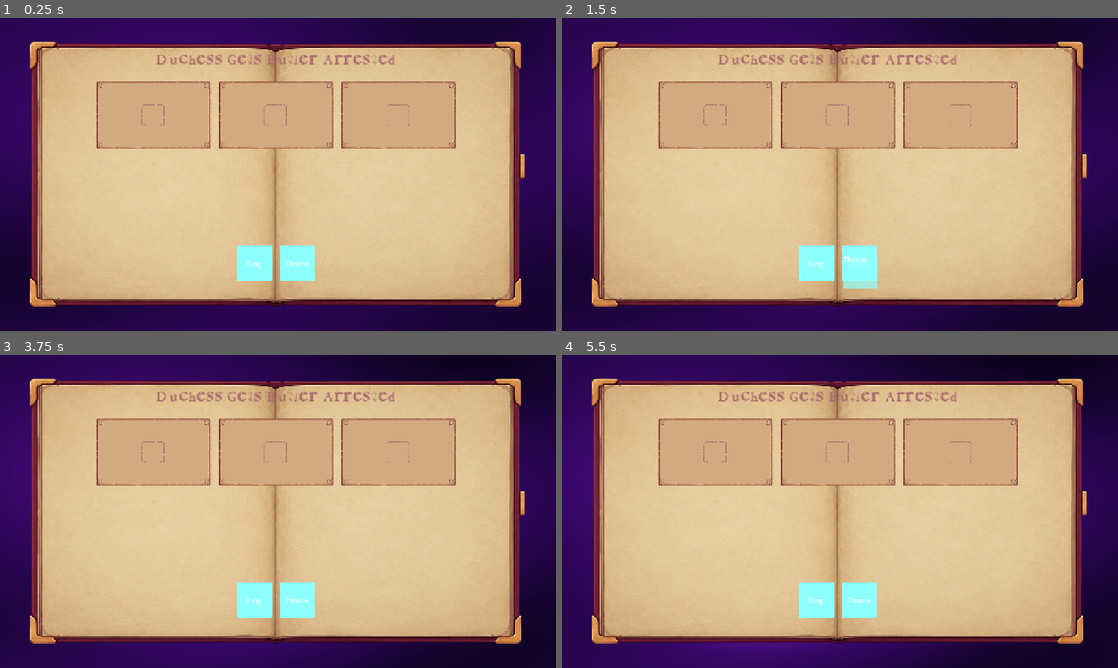
Above: before the commit, frames 1-4 (two rows, left to right).
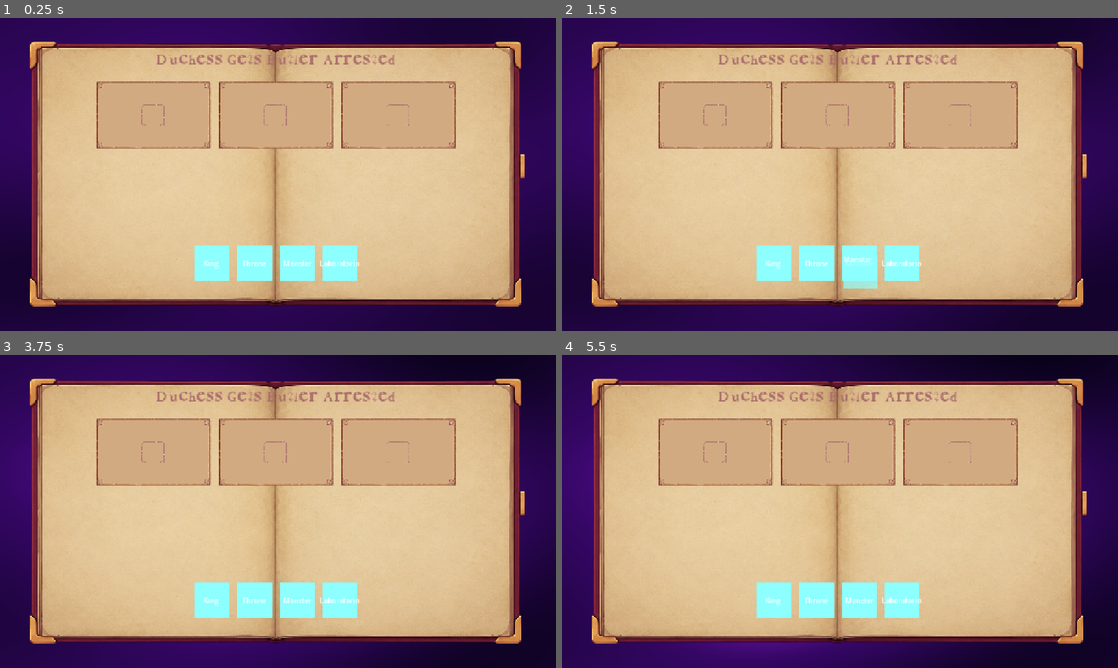
Above: after the commit, the same moments.

Repository: yudur/storyteller-godot-3info-game
Game: Godot game, scene res://src/screens/game_screen/game_screen.tscn
The game is run twice, just before and just after one commit, with the same random seed, the same clock (stepped at 60 frames per second) and the same inputs.
Inputs (mouse positions are in pixels of both pictures, inside the frame that each line leads up to):
- Up to frame 1 (0.25 s): no input
- Up to frame 2 (1.5 s): tap Enter at 0.5 s; drag from (817, 262) to (895, 105) at 0.52 s; drag from (856, 262) to (812, 237) at 1.27 s
- Up to frame 3 (3.75 s): move the mouse to (333, 442) at 2.02 s; click (333, 442) at 2.17 s; tap Space at 2.75 s; drag from (250, 574) to (111, 464) at 2.77 s; tap Enter at 3.5 s; move the mouse to (444, 558) at 3.52 s; click (444, 558) at 3.67 s
- Up to frame 4 (5.5 s): tap Space at 4.25 s; drag from (673, 464) to (756, 433) at 4.27 s; tap Enter at 5 s; move the mouse to (867, 511) at 5.02 s; click (867, 511) at 5.17 s

The runs differ from the first frame. In frame 1, 1.5% of the frame differs, in the area x 35-65%, y 72-84%; in frame 2, 1.5%; in frame 3, 1.5%; in frame 4, 1.5%.

Commit message:
background e personagem aparem no quadro

Diff:
--- a/data/characters/king.tres
+++ b/data/characters/king.tres
@@ -1,9 +1,15 @@
-[gd_resource type="Resource" script_class="CharacterData" load_steps=2 format=3 uid="uid://c8jho53k6fc8o"]
+[gd_resource type="Resource" script_class="CharacterData" load_steps=5 format=3 uid="uid://c8jho53k6fc8o"]
 
 [ext_resource type="Script" uid="uid://lywddvaxagxe" path="res://core/resources/character_data.gd" id="1_bfhsd"]
+[ext_resource type="Texture2D" uid="uid://d18fp6qnklow5" path="res://assets/sprites/personagens/rei/SSMale(Walking-normal)A2.png" id="2_20n2d"]
+[ext_resource type="Texture2D" uid="uid://65shpg0md4cj" path="res://assets/sprites/personagens/rei/SSMale(Ex6)(Sad)A2.png" id="3_vb0cl"]
+[ext_resource type="Texture2D" uid="uid://c0p7j1x8m08wx" path="res://assets/sprites/personagens/rei/SSMale(Ex1)(Happy)A2.png" id="4_n8r0d"]
 
 [resource]
 script = ExtResource("1_bfhsd")
 id = "king"
 display_name = "King"
+sprite_normal = ExtResource("2_20n2d")
+sprite_shocked = ExtResource("4_n8r0d")
+sprite_sad = ExtResource("3_vb0cl")
 metadata/_custom_type_script = "uid://lywddvaxagxe"
--- /dev/null
+++ b/data/characters/monster.tres
@@ -0,0 +1,9 @@
+[gd_resource type="Resource" script_class="CharacterData" load_steps=2 format=3 uid="uid://cgmosnecok2kd"]
+
+[ext_resource type="Script" uid="uid://lywddvaxagxe" path="res://core/resources/character_data.gd" id="1_ckqcv"]
+
+[resource]
+script = ExtResource("1_ckqcv")
+id = "monster"
+display_name = "Monster"
+metadata/_custom_type_script = "uid://lywddvaxagxe"
--- /dev/null
+++ b/data/scenes/laboratorio.tres
@@ -0,0 +1,11 @@
+[gd_resource type="Resource" script_class="SceneData" load_steps=3 format=3 uid="uid://c4o6t66dpk753"]
+
+[ext_resource type="Texture2D" uid="uid://cwewerbbh2ny0" path="res://assets/sprites/cenarios/laboratorio.png" id="1_5nfiw"]
+[ext_resource type="Script" uid="uid://djfqqmcws3b1c" path="res://core/resources/scene_data.gd" id="1_de7su"]
+
+[resource]
+script = ExtResource("1_de7su")
+id = "laboratorio"
+display_name = "Laboratorio"
+background = ExtResource("1_5nfiw")
+metadata/_custom_type_script = "uid://djfqqmcws3b1c"
--- a/data/stories/default_story.tres
+++ b/data/stories/default_story.tres
@@ -1,13 +1,15 @@
-[gd_resource type="Resource" script_class="StoryData" load_steps=5 format=3 uid="uid://bxcmbu01448fn"]
+[gd_resource type="Resource" script_class="StoryData" load_steps=7 format=3 uid="uid://bxcmbu01448fn"]
 
 [ext_resource type="Script" uid="uid://d3r7qpwxq37o7" path="res://core/resources/story_data.gd" id="1_story"]
 [ext_resource type="Resource" uid="uid://cypkog1jlytfx" path="res://data/scenes/throne.tres" id="2_throne"]
+[ext_resource type="Resource" uid="uid://cgmosnecok2kd" path="res://data/characters/monster.tres" id="3_e75mw"]
 [ext_resource type="Resource" uid="uid://c8jho53k6fc8o" path="res://data/characters/king.tres" id="3_king"]
 [ext_resource type="Script" uid="uid://djfqqmcws3b1c" path="res://core/resources/scene_data.gd" id="3_owi3l"]
+[ext_resource type="Resource" uid="uid://c4o6t66dpk753" path="res://data/scenes/laboratorio.tres" id="5_5rume"]
 
 [resource]
 script = ExtResource("1_story")
 id = "default_story"
 title = "Duchess Gets Butler Arrested"
 frames = Array[ExtResource("3_owi3l")]([ExtResource("2_throne"), ExtResource("2_throne"), ExtResource("2_throne")])
-draggable_items = Array[Resource]([ExtResource("3_king"), ExtResource("2_throne")])
+draggable_items = Array[Resource]([ExtResource("3_king"), ExtResource("2_throne"), ExtResource("3_e75mw"), ExtResource("5_5rume")])
--- a/src/comic_frame/comic_frame.gd
+++ b/src/comic_frame/comic_frame.gd
@@ -6,11 +6,16 @@
 @onready var background: TextureRect = $Background
 @onready var slotLeft: Control = $slotLeft
 @onready var slotRight: Control = $slotRight
+@onready var sprite_left: TextureRect = $slotLeft/CaracterTexture
+@onready var sprite_right: TextureRect = $slotRight/CaracterTexture
 
 # Variables storing the current state of the data for this frame
 var current_scene: SceneData = null
 var character_left: CharacterData = null
 var character_right: CharacterData = null
+
+var tween_left:Tween
+var tween_right:Tween
 
 func _ready() -> void:
 	clear_frame()
@@ -20,21 +25,55 @@
 	character_left = null
 	character_right = null
 	background.texture = null
+	sprite_left.texture = null
+	sprite_right = null
+
+func animate_scene() -> void:
+	background.modulate.a = 0.0
+
+	var tween = create_tween()
+
+	tween.tween_property(background,
+	"modulate:a",
+	 1.0,
+	 0.5
+	).set_trans(Tween.TRANS_SINE).set_ease(Tween.EASE_OUT)
 
 func set_scene(scene: SceneData) -> void:
 	current_scene = scene
 	if current_scene and current_scene.background:
 		background.texture = current_scene.background
+		animate_scene()
 	else:
 		background.texture = null
 
 	SignalBus.frame_changed.emit()
 
+
+
+func animate_character(sprite: TextureRect, side : String) -> void:
+	if side == "left":
+		if tween_left and tween_left.is_running():
+			tween_left.kill()
+	else:
+		if tween_right and tween_right.is_running():
+			tween_right.kill()
+
+	var tween = create_tween()
+	sprite.modulate.a = 0.0
+	tween.tween_property(sprite, "modulate:a", 1.0, 0.4)
+
 func add_character(character: CharacterData, side: String) -> void:
 	if side == "left":
 		character_left = character
+		sprite_left.texture = character.sprite_normal
+		animate_character(sprite_left, "left")
 	elif side == "right":
 		character_right = character
+		sprite_right.texture = character.sprite_normal
+		animate_character(sprite_right,"right")
+	else:
+		return
 
 	# Updates the characters' appearance depending on the scene context
 	update_frame_logic()
--- a/src/comic_frame/comic_frame.tscn
+++ b/src/comic_frame/comic_frame.tscn
@@ -1,8 +1,9 @@
-[gd_scene load_steps=4 format=3 uid="uid://ddehfae7hfmji"]
+[gd_scene load_steps=5 format=3 uid="uid://ddehfae7hfmji"]
 
 [ext_resource type="Script" uid="uid://cfxmu5xcubimp" path="res://src/comic_frame/comic_frame.gd" id="1_cenh5"]
 [ext_resource type="Texture2D" uid="uid://dytytgrhva3tc" path="res://assets/sprites/border-story.png" id="2_border"]
 [ext_resource type="Texture2D" uid="uid://tn8cxhl03t12" path="res://assets/sprites/parchment.png" id="3_uv10l"]
+[ext_resource type="Texture2D" uid="uid://c0p7j1x8m08wx" path="res://assets/sprites/personagens/rei/SSMale(Ex1)(Happy)A2.png" id="4_mnwmv"]
 
 [node name="ComicFrame" type="Control"]
 custom_minimum_size = Vector2(270, 160)
@@ -15,16 +16,6 @@
 grow_horizontal = 2
 grow_vertical = 2
 script = ExtResource("1_cenh5")
-
-[node name="Background" type="TextureRect" parent="."]
-layout_mode = 1
-anchors_preset = 15
-anchor_right = 1.0
-anchor_bottom = 1.0
-grow_horizontal = 2
-grow_vertical = 2
-mouse_filter = 2
-expand_mode = 1
 
 [node name="BackgroundColorForNoStories" type="ColorRect" parent="."]
 layout_mode = 0
@@ -49,6 +40,16 @@
 grow_vertical = 2
 scale = Vector2(0.23, 0.23)
 texture = ExtResource("3_uv10l")
+
+[node name="Background" type="TextureRect" parent="."]
+layout_mode = 1
+anchors_preset = 15
+anchor_right = 1.0
+anchor_bottom = 1.0
+grow_horizontal = 2
+grow_vertical = 2
+mouse_filter = 2
+expand_mode = 1
 
 [node name="FrameBorder" type="NinePatchRect" parent="."]
 z_index = 10
@@ -78,6 +79,22 @@
 grow_vertical = 2
 mouse_filter = 2
 
+[node name="CaracterTexture" type="TextureRect" parent="slotLeft"]
+layout_mode = 1
+anchors_preset = -1
+anchor_left = 0.175
+anchor_top = 0.175
+anchor_right = 1.195
+anchor_bottom = 1.085
+grow_horizontal = 2
+grow_vertical = 2
+scale = Vector2(0.7, 0.7)
+mouse_filter = 2
+texture = ExtResource("4_mnwmv")
+expand_mode = 1
+stretch_mode = 5
+flip_h = true
+
 [node name="slotRight" type="Control" parent="."]
 layout_mode = 1
 anchor_left = 0.75
@@ -91,3 +108,20 @@
 grow_horizontal = 2
 grow_vertical = 2
 mouse_filter = 2
+
+[node name="CaracterTexture2" type="TextureRect" parent="slotRight"]
+layout_mode = 1
+anchors_preset = -1
+anchor_left = 0.175
+anchor_top = 0.175
+anchor_right = 1.195
+anchor_bottom = 1.085
+offset_left = -135.0
+offset_right = -135.0
+grow_horizontal = 2
+grow_vertical = 2
+scale = Vector2(0.7, 0.7)
+mouse_filter = 2
+expand_mode = 1
+stretch_mode = 5
+flip_h = true
Binary file added: assets/sprites/cenarios/laboratorio.png
Not shown, added: assets/sprites/cenarios/laboratorio.png.import
Binary file added: assets/sprites/personagens/rei/SSMale(Ex1)(Happy)A2.png
Not shown, added: assets/sprites/personagens/rei/SSMale(Ex1)(Happy)A2.png.import
Binary file added: assets/sprites/personagens/rei/SSMale(Ex6)(Sad)A2.png
Not shown, added: assets/sprites/personagens/rei/SSMale(Ex6)(Sad)A2.png.import
Binary file added: assets/sprites/personagens/rei/SSMale(Walking-normal)A2.png
Not shown, added: assets/sprites/personagens/rei/SSMale(Walking-normal)A2.png.import
